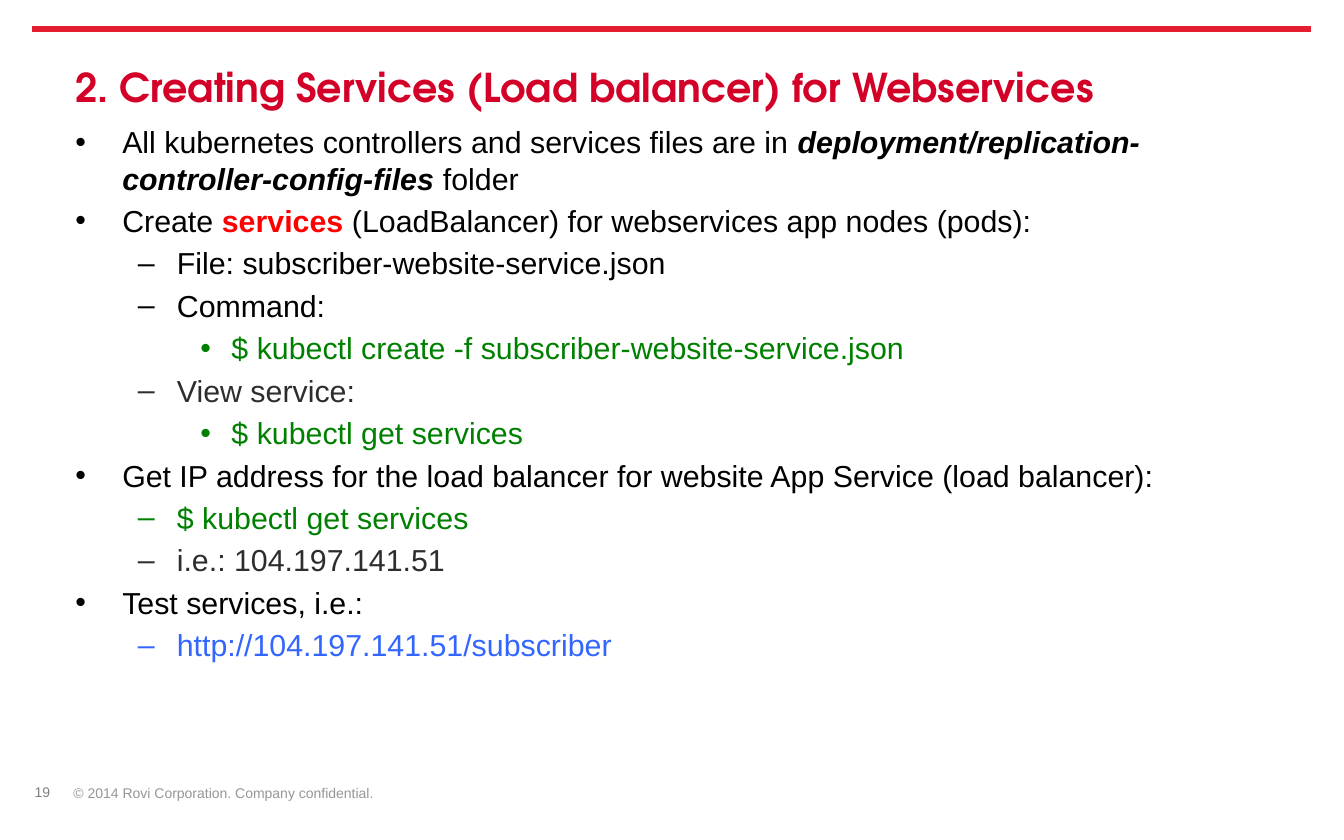
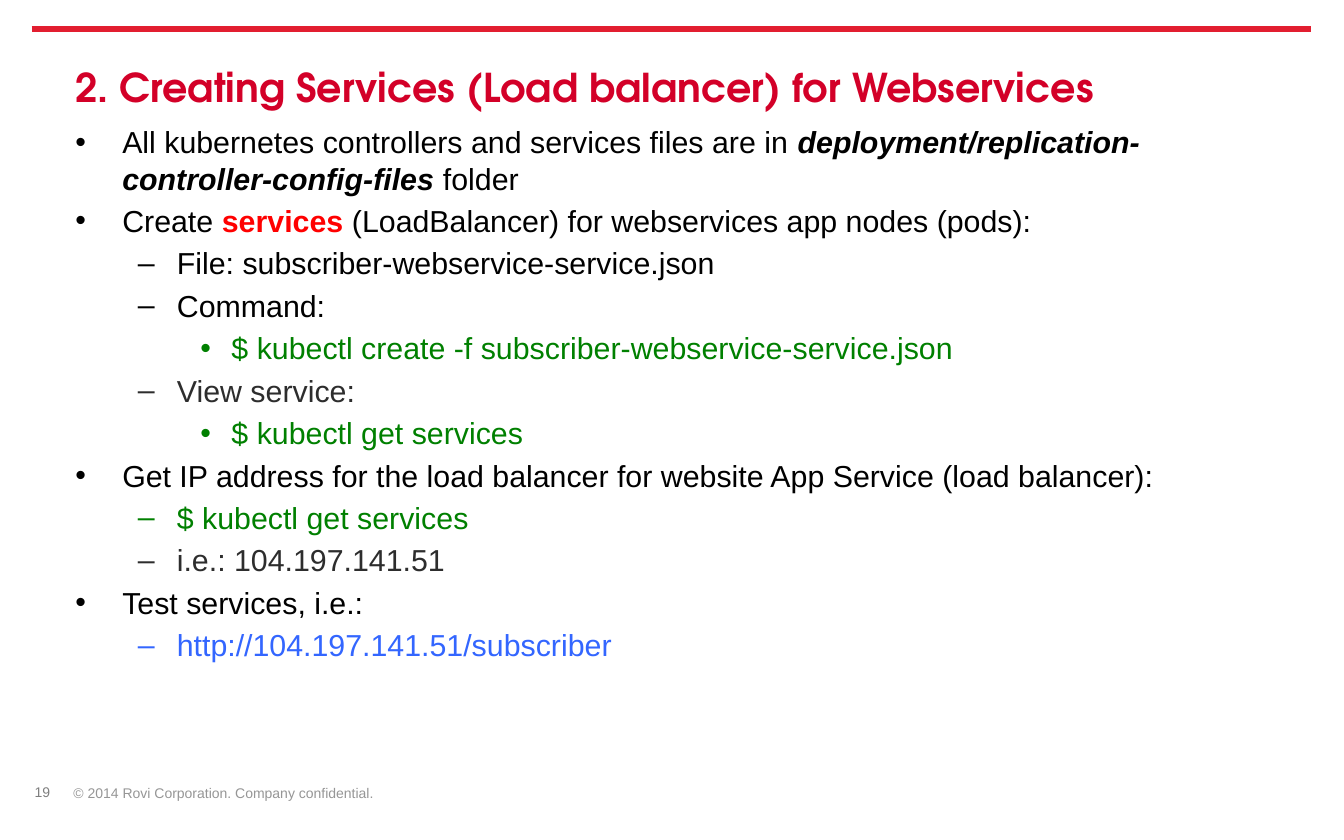
Before and after one commit to gevgev/subscribers, a slide deck: slide 19 of docker-kubernetes-intro-starting-a-project.pptx. Drawn at 1344x840 pixels with LibreOffice and Linux fonts; fonts in the diff are those of the drawing; background and template pictures are left out. Boxes give left, top, right and bottom in pixels: in the first picture for what was removed or moved away, otherwise in the second. Text is boxed around its words. In the diff, an @@ line names an element or a change of style, - is before the commit and + after.

```diff
--- a/docker-kubernetes-intro-starting-a-project.pptx
+++ b/docker-kubernetes-intro-starting-a-project.pptx
@@ text at [177, 252, 715, 281]: text changed @@
-  – File: subscriber-website-service.json
+  – File: subscriber-webservice-service.json
@@ text at [257, 337, 953, 365]: text changed @@
-    • $ kubectl create -f subscriber-website-service.json
+    • $ kubectl create -f subscriber-webservice-service.json
```
Also in this commit, not shown: 2 other slides changed, 1 slide added, 2 other files.
